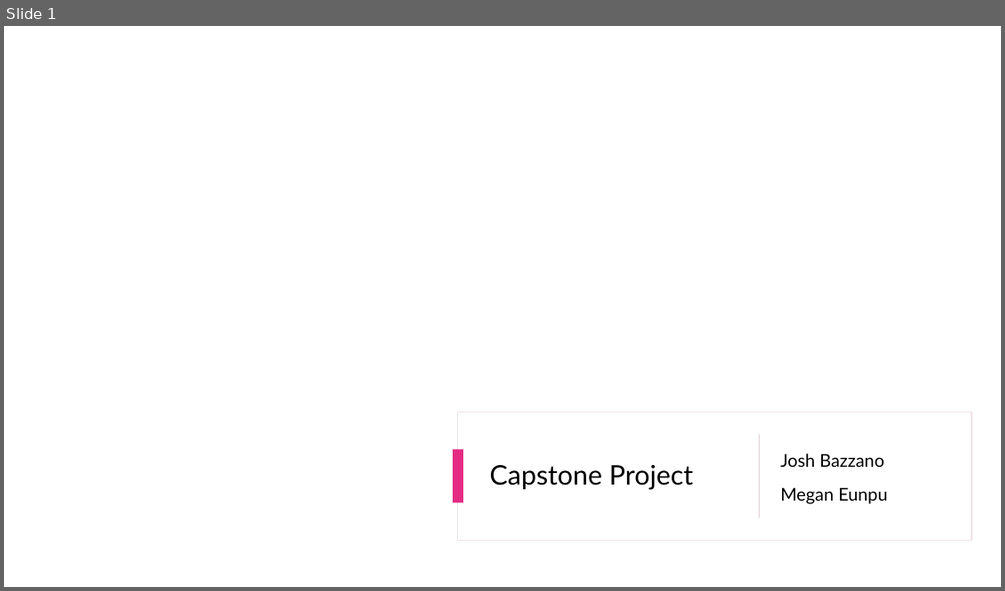
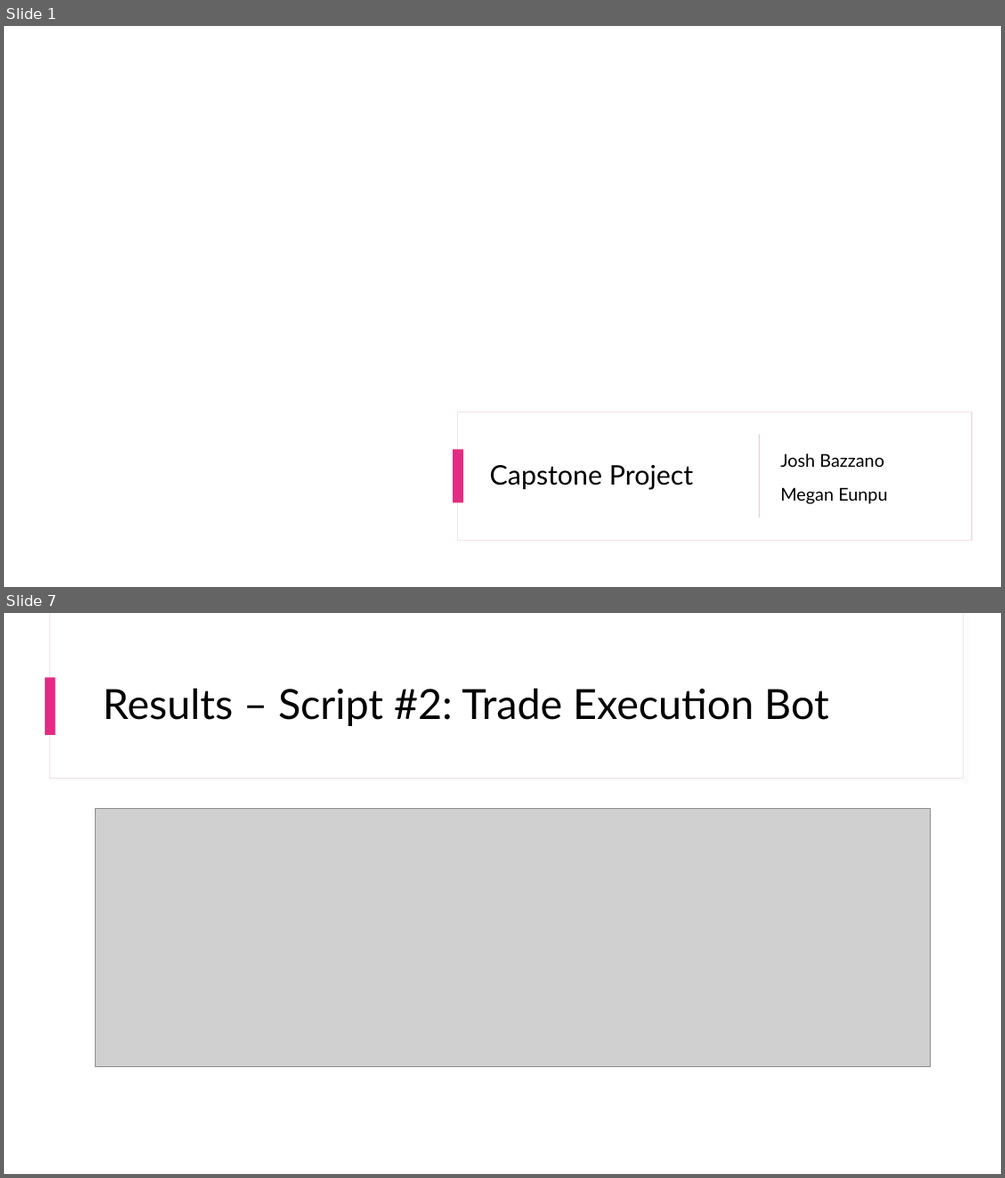
Before and after one commit to Joshbazz/polymarket_copy_trader, a slide deck: Capstone Presentation.pptx. Shown one above the other, each under a label of ours: slide 1 before the commit, slides 1 and 7 after it; the slides between them are not shown. The pictures are 1005x591 and 1005x1178 pixels, drawn with LibreOffice and Linux fonts; fonts in the diff are those of the drawing; grey boxes stand for pictures; background and template pictures are left out. Boxes give left, top, right and bottom in pixels: in the first picture for what was removed or moved away, otherwise in the second. Text is boxed around its words. In the diff, an @@ line names an element or a change of style, - is before the commit and + after.

```diff
--- a/Capstone Presentation.pptx
+++ b/Capstone Presentation.pptx
@@ slide 7 added at box(4, 613, 1001, 1174), background #FFFFFF @@
@@ rectangle added at box(49, 613, 963, 779), fill #FFFFFF, outline #F0E3E9 0.75 pt @@
@@ rectangle added at box(50, 613, 963, 778), fill #FFFFFF @@
@@ rectangle added at box(45, 677, 56, 735), fill #E42B83 @@
@@ title added at box(103, 688, 829, 726), 40 pt, text #000000 @@
+Results – Script #2: Trade Execution Bot
@@ picture added at box(96, 809, 930, 1067) @@
```
Also in this commit, not shown: 1 slide changed, 7 other slides added, 3 slides removed, 3 other files.
